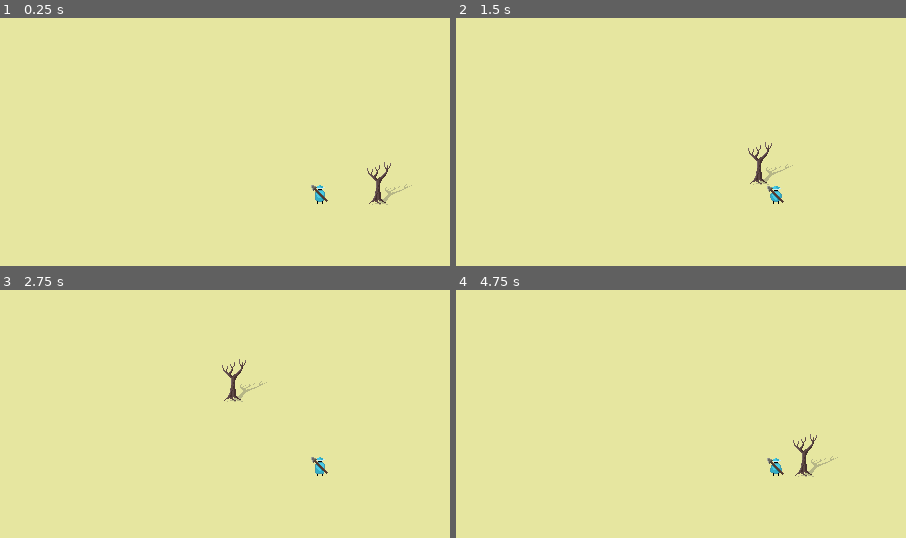
Above: before the commit, frames 1-4 (two rows, left to right).
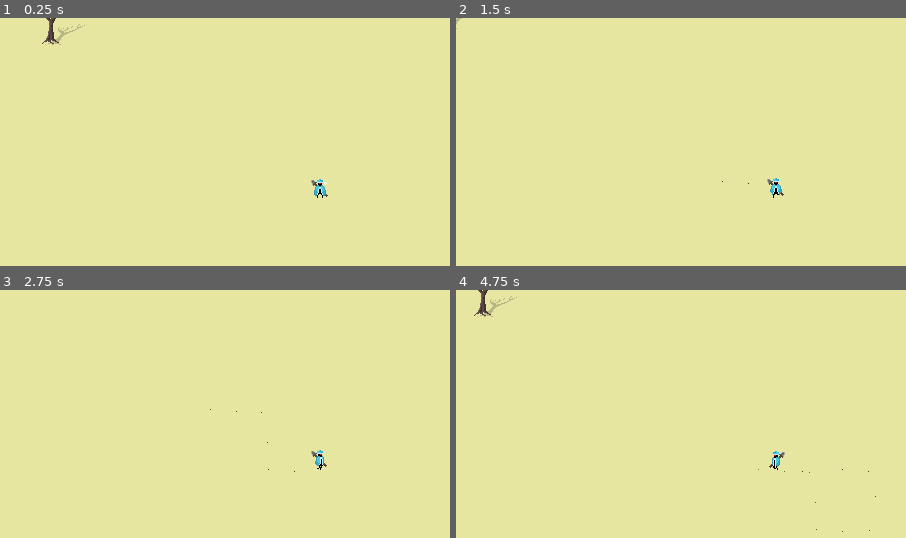
Above: after the commit, the same moments.

Repository: ObliteratedEntertainment/PixelGameJam2024
Game: Godot game, scene res://main.tscn
Same seed, same stepped clock (60 frames per second), same inputs: the game is played once before the commit and once after it.
Inputs:
- Up to frame 1 (0.25 s): no input
- Up to frame 2 (1.5 s): tap Enter at 0.5 s; hold Right (ui_right) 0.53-1.28 s; hold Down (ui_down) from 1.28 s (still down)
- Up to frame 3 (2.75 s): release Down (ui_down) at 2.03 s; hold Right (ui_right) from 2.03 s (still down)
- Up to frame 4 (4.75 s): release Right (ui_right) at 2.78 s; hold Up (ui_up) 2.78-3.53 s; hold Left (ui_left) from 3.53 s (still down)

The runs differ from the first frame. In frame 1, 0.8% of the frame differs, in the area x 9-92%, y 0-76%; in frame 2, 0.6%; in frame 3, 0.5%; in frame 4, 0.8%, in the area x 4-94%, y 0-98%.
Error before the commit: Invalid assignment of property or key 'gameId' with value of type 'String' on a base object of type 'null instance'. (res://autoloads/playroom.gd:109)

Commit message:
Setup player animation tree and animation players. Added footprints. Setup Ysort

Diff:
--- a/autoloads/playroom.gd
+++ b/autoloads/playroom.gd
@@ -1,4 +1,5 @@
 extends Node
+
 
 # To Test with Playroom connectivity
 # In the upper-right, click the "Remote Debug" option and
@@ -91,7 +92,8 @@
 
 	# TODO: Add retry logic if the first room is full,
 	#  fallback to the next and so on
-	connect_room(GLOBAL_ROOMS[0])
+	if not OS.has_feature("editor"):
+		connect_room(GLOBAL_ROOMS[0])
 
 ## Connect to a room (disconnect from the other if we were connected)
 func connect_room(room_name: String):
--- a/dead_tree.tscn
+++ b/dead_tree.tscn
@@ -1,12 +1,17 @@
-[gd_scene load_steps=3 format=3 uid="uid://de47yuehnopao"]
+[gd_scene load_steps=4 format=3 uid="uid://de47yuehnopao"]
 
 [ext_resource type="Material" uid="uid://cle6tda0v4ocr" path="res://shadow.tres" id="1_2k7at"]
 [ext_resource type="Texture2D" uid="uid://dbqa5ejaeyfoy" path="res://sprites/plants/deadtree.png" id="2_omynr"]
 
-[node name="DeadTree" type="Node2D"]
-position = Vector2(329, 123)
+[sub_resource type="CircleShape2D" id="CircleShape2D_d7n53"]
+radius = 6.0
+
+[node name="DeadTree" type="StaticBody2D"]
 
 [node name="Sprite2D" type="Sprite2D" parent="."]
 material = ExtResource("1_2k7at")
-position = Vector2(0, 20)
+position = Vector2(2, -17)
 texture = ExtResource("2_omynr")
+
+[node name="CollisionShape2D" type="CollisionShape2D" parent="."]
+shape = SubResource("CircleShape2D_d7n53")
--- /dev/null
+++ b/footprint.gd
@@ -0,0 +1,10 @@
+extends Sprite2D
+
+
+func _ready() -> void:
+
+	var tween := create_tween()
+
+	await tween.tween_property(self, "modulate:a", 0.0, 10.0).finished
+
+	queue_free()
--- /dev/null
+++ b/footprint.tscn
@@ -0,0 +1,10 @@
+[gd_scene load_steps=3 format=3 uid="uid://cvcmvyirr1dnt"]
+
+[ext_resource type="Texture2D" uid="uid://d33cnh3n05i36" path="res://sprites/player/footprint.png" id="1_262m1"]
+[ext_resource type="Script" path="res://footprint.gd" id="2_0d04w"]
+
+[node name="Footprint" type="Sprite2D"]
+modulate = Color(0.224881, 0.136484, 0.039277, 1)
+z_index = -1
+texture = ExtResource("1_262m1")
+script = ExtResource("2_0d04w")
--- a/player.gd
+++ b/player.gd
@@ -1,10 +1,22 @@
 extends CharacterBody2D
 
+const FOOTPRINT = preload("res://footprint.tscn")
 
 const ACCEL := 100.0
-const MAX_SPEED := 100.0
+const MAX_SPEED := 80.0
+
+# Spots to drop footprints at
+# Can't use left/right foot as its not obvious from animations
+@onready var east_side: Marker2D = $EastSide
+@onready var west_side: Marker2D = $WestSide
+
+@onready var animation_tree: AnimationTree = $AnimationTree
 
 var speed := 0.0
+
+var last_active_direction := Vector2.DOWN
+@export var idling := false
+@export var exhausted := false
 
 func _physics_process(delta: float) -> void:
 
@@ -14,9 +26,31 @@
 	# As good practice, you should replace UI actions with custom gameplay actions.
 	var direction := Input.get_vector("ui_left", "ui_right", "ui_up", "ui_down")
 	if direction:
+		idling = false
+		last_active_direction = direction
 		velocity = direction.normalized() * speed
 	else:
+		idling = true
 		velocity = Vector2.ZERO
 		speed = maxf(0.0, speed - ACCEL * delta)
 
+
+	animation_tree["parameters/Movement/blend_position"] = direction
+	animation_tree["parameters/Idle/Exhausted/blend_position"] = last_active_direction
+	animation_tree["parameters/Idle/Idle/blend_position"] = last_active_direction
+
+
+
+
 	move_and_slide()
+
+
+func _anim_place_footprint(spawn_west: bool):
+	if spawn_west:
+		var footprint = FOOTPRINT.instantiate()
+		footprint.global_position = west_side.global_position
+		get_parent().add_child(footprint)
+	else:
+		var footprint = FOOTPRINT.instantiate()
+		footprint.global_position = east_side.global_position
+		get_parent().add_child(footprint)
--- a/player.tscn
+++ b/player.tscn
@@ -7,24 +7,6 @@
 radius = 5.0
 height = 10.0
 
-[sub_resource type="Animation" id="Animation_8a33r"]
-resource_name = "excited_idle"
-length = 1.12501
-loop_mode = 1
-step = 0.125
-tracks/0/type = "value"
-tracks/0/imported = false
-tracks/0/enabled = true
-tracks/0/path = NodePath("Sprite2D:frame_coords")
-tracks/0/interp = 1
-tracks/0/loop_wrap = true
-tracks/0/keys = {
-"times": PackedFloat32Array(0, 0.125, 0.25, 0.375, 0.5, 0.625, 0.75, 0.875, 1),
-"transitions": PackedFloat32Array(1, 1, 1, 1, 1, 1, 1, 1, 1),
-"update": 1,
-"values": [Vector2i(0, 0), Vector2i(1, 0), Vector2i(2, 0), Vector2i(3, 0), Vector2i(4, 0), Vector2i(5, 0), Vector2i(6, 0), Vector2i(7, 0), Vector2i(0, 1)]
-}
-
 [sub_resource type="Animation" id="Animation_v457y"]
 length = 0.001
 tracks/0/type = "value"
@@ -40,64 +22,489 @@
 "values": [Vector2i(0, 0)]
 }
 
-[sub_resource type="Animation" id="Animation_v6wu0"]
-resource_name = "tired_idle"
-length = 0.750013
-loop_mode = 1
-step = 0.125
-tracks/0/type = "value"
-tracks/0/imported = false
-tracks/0/enabled = true
-tracks/0/path = NodePath("Sprite2D:frame_coords")
-tracks/0/interp = 1
-tracks/0/loop_wrap = true
-tracks/0/keys = {
-"times": PackedFloat32Array(0, 0.125, 0.25, 0.375, 0.5, 0.625),
-"transitions": PackedFloat32Array(1, 1, 1, 1, 1, 1),
-"update": 1,
-"values": [Vector2i(0, 1), Vector2i(1, 1), Vector2i(2, 1), Vector2i(3, 1), Vector2i(4, 1), Vector2i(5, 1)]
+[sub_resource type="Animation" id="Animation_q3sry"]
+resource_name = "IdleDown"
+length = 0.80001
+loop_mode = 1
+step = 0.1
+tracks/0/type = "value"
+tracks/0/imported = false
+tracks/0/enabled = true
+tracks/0/path = NodePath("Sprite2D:frame_coords")
+tracks/0/interp = 1
+tracks/0/loop_wrap = true
+tracks/0/keys = {
+"times": PackedFloat32Array(0, 0.1, 0.2, 0.3, 0.4, 0.5, 0.6, 0.7),
+"transitions": PackedFloat32Array(1, 1, 1, 1, 1, 1, 1, 1),
+"update": 1,
+"values": [Vector2i(0, 0), Vector2i(1, 0), Vector2i(2, 0), Vector2i(3, 0), Vector2i(4, 0), Vector2i(5, 0), Vector2i(6, 0), Vector2i(7, 0)]
+}
+
+[sub_resource type="Animation" id="Animation_xv41s"]
+resource_name = "IdleUp"
+length = 0.80001
+loop_mode = 1
+step = 0.1
+tracks/0/type = "value"
+tracks/0/imported = false
+tracks/0/enabled = true
+tracks/0/path = NodePath("Sprite2D:frame_coords")
+tracks/0/interp = 1
+tracks/0/loop_wrap = true
+tracks/0/keys = {
+"times": PackedFloat32Array(0, 0.1, 0.2, 0.3, 0.4, 0.5, 0.6, 0.7),
+"transitions": PackedFloat32Array(1, 1, 1, 1, 1, 1, 1, 1),
+"update": 1,
+"values": [Vector2i(0, 1), Vector2i(1, 1), Vector2i(2, 1), Vector2i(3, 1), Vector2i(4, 1), Vector2i(5, 1), Vector2i(6, 1), Vector2i(7, 1)]
+}
+
+[sub_resource type="Animation" id="Animation_v27hb"]
+resource_name = "ExhaleDown"
+length = 0.80001
+loop_mode = 1
+step = 0.1
+tracks/0/type = "value"
+tracks/0/imported = false
+tracks/0/enabled = true
+tracks/0/path = NodePath("Sprite2D:frame_coords")
+tracks/0/interp = 1
+tracks/0/loop_wrap = true
+tracks/0/keys = {
+"times": PackedFloat32Array(0, 0.1, 0.2, 0.3, 0.4, 0.5, 0.6, 0.7),
+"transitions": PackedFloat32Array(1, 1, 1, 1, 1, 1, 1, 1),
+"update": 1,
+"values": [Vector2i(0, 2), Vector2i(1, 2), Vector2i(2, 2), Vector2i(3, 2), Vector2i(4, 2), Vector2i(5, 2), Vector2i(6, 2), Vector2i(7, 2)]
+}
+
+[sub_resource type="Animation" id="Animation_cbhgp"]
+resource_name = "ExhaleUp"
+length = 0.80001
+loop_mode = 1
+step = 0.1
+tracks/0/type = "value"
+tracks/0/imported = false
+tracks/0/enabled = true
+tracks/0/path = NodePath("Sprite2D:frame_coords")
+tracks/0/interp = 1
+tracks/0/loop_wrap = true
+tracks/0/keys = {
+"times": PackedFloat32Array(0, 0.1, 0.2, 0.3, 0.4, 0.5, 0.6, 0.7),
+"transitions": PackedFloat32Array(1, 1, 1, 1, 1, 1, 1, 1),
+"update": 1,
+"values": [Vector2i(0, 3), Vector2i(1, 3), Vector2i(2, 3), Vector2i(3, 3), Vector2i(4, 3), Vector2i(5, 3), Vector2i(6, 3), Vector2i(7, 3)]
+}
+
+[sub_resource type="Animation" id="Animation_waqnn"]
+resource_name = "RunDown"
+length = 0.80001
+loop_mode = 1
+step = 0.1
+tracks/0/type = "value"
+tracks/0/imported = false
+tracks/0/enabled = true
+tracks/0/path = NodePath("Sprite2D:frame_coords")
+tracks/0/interp = 1
+tracks/0/loop_wrap = true
+tracks/0/keys = {
+"times": PackedFloat32Array(0, 0.1, 0.2, 0.3, 0.4, 0.5, 0.6, 0.7),
+"transitions": PackedFloat32Array(1, 1, 1, 1, 1, 1, 1, 1),
+"update": 1,
+"values": [Vector2i(0, 4), Vector2i(1, 4), Vector2i(2, 4), Vector2i(3, 4), Vector2i(4, 4), Vector2i(5, 4), Vector2i(6, 4), Vector2i(7, 4)]
+}
+tracks/1/type = "method"
+tracks/1/imported = false
+tracks/1/enabled = true
+tracks/1/path = NodePath(".")
+tracks/1/interp = 1
+tracks/1/loop_wrap = true
+tracks/1/keys = {
+"times": PackedFloat32Array(0, 0.4),
+"transitions": PackedFloat32Array(1, 1),
+"values": [{
+"args": [true],
+"method": &"_anim_place_footprint"
+}, {
+"args": [false],
+"method": &"_anim_place_footprint"
+}]
+}
+
+[sub_resource type="Animation" id="Animation_1algh"]
+resource_name = "RunUp"
+length = 0.80001
+loop_mode = 1
+step = 0.1
+tracks/0/type = "value"
+tracks/0/imported = false
+tracks/0/enabled = true
+tracks/0/path = NodePath("Sprite2D:frame_coords")
+tracks/0/interp = 1
+tracks/0/loop_wrap = true
+tracks/0/keys = {
+"times": PackedFloat32Array(0, 0.1, 0.2, 0.3, 0.4, 0.5, 0.6, 0.7),
+"transitions": PackedFloat32Array(1, 1, 1, 1, 1, 1, 1, 1),
+"update": 1,
+"values": [Vector2i(0, 5), Vector2i(1, 5), Vector2i(2, 5), Vector2i(3, 5), Vector2i(4, 5), Vector2i(5, 5), Vector2i(6, 5), Vector2i(7, 5)]
+}
+tracks/1/type = "method"
+tracks/1/imported = false
+tracks/1/enabled = true
+tracks/1/path = NodePath(".")
+tracks/1/interp = 1
+tracks/1/loop_wrap = true
+tracks/1/keys = {
+"times": PackedFloat32Array(0, 0.4),
+"transitions": PackedFloat32Array(1, 1),
+"values": [{
+"args": [true],
+"method": &"_anim_place_footprint"
+}, {
+"args": [false],
+"method": &"_anim_place_footprint"
+}]
+}
+
+[sub_resource type="Animation" id="Animation_k8yte"]
+resource_name = "RunRight"
+length = 0.80001
+loop_mode = 1
+step = 0.1
+tracks/0/type = "value"
+tracks/0/imported = false
+tracks/0/enabled = true
+tracks/0/path = NodePath("Sprite2D:frame_coords")
+tracks/0/interp = 1
+tracks/0/loop_wrap = true
+tracks/0/keys = {
+"times": PackedFloat32Array(0, 0.1, 0.2, 0.3, 0.4, 0.5, 0.6, 0.7),
+"transitions": PackedFloat32Array(1, 1, 1, 1, 1, 1, 1, 1),
+"update": 1,
+"values": [Vector2i(0, 6), Vector2i(1, 6), Vector2i(2, 6), Vector2i(3, 6), Vector2i(4, 6), Vector2i(5, 6), Vector2i(6, 6), Vector2i(7, 6)]
+}
+tracks/1/type = "value"
+tracks/1/imported = false
+tracks/1/enabled = true
+tracks/1/path = NodePath("Sprite2D:flip_h")
+tracks/1/interp = 1
+tracks/1/loop_wrap = true
+tracks/1/keys = {
+"times": PackedFloat32Array(0),
+"transitions": PackedFloat32Array(1),
+"update": 1,
+"values": [false]
+}
+tracks/2/type = "method"
+tracks/2/imported = false
+tracks/2/enabled = true
+tracks/2/path = NodePath(".")
+tracks/2/interp = 1
+tracks/2/loop_wrap = true
+tracks/2/keys = {
+"times": PackedFloat32Array(0, 0.4),
+"transitions": PackedFloat32Array(1, 1),
+"values": [{
+"args": [false],
+"method": &"_anim_place_footprint"
+}, {
+"args": [true],
+"method": &"_anim_place_footprint"
+}]
+}
+
+[sub_resource type="Animation" id="Animation_okb0e"]
+resource_name = "RunLeft"
+length = 0.80001
+loop_mode = 1
+step = 0.1
+tracks/0/type = "value"
+tracks/0/imported = false
+tracks/0/enabled = true
+tracks/0/path = NodePath("Sprite2D:frame_coords")
+tracks/0/interp = 1
+tracks/0/loop_wrap = true
+tracks/0/keys = {
+"times": PackedFloat32Array(0, 0.1, 0.2, 0.3, 0.4, 0.5, 0.6, 0.7),
+"transitions": PackedFloat32Array(1, 1, 1, 1, 1, 1, 1, 1),
+"update": 1,
+"values": [Vector2i(0, 6), Vector2i(1, 6), Vector2i(2, 6), Vector2i(3, 6), Vector2i(4, 6), Vector2i(5, 6), Vector2i(6, 6), Vector2i(7, 6)]
+}
+tracks/1/type = "value"
+tracks/1/imported = false
+tracks/1/enabled = true
+tracks/1/path = NodePath("Sprite2D:flip_h")
+tracks/1/interp = 1
+tracks/1/loop_wrap = true
+tracks/1/keys = {
+"times": PackedFloat32Array(0),
+"transitions": PackedFloat32Array(1),
+"update": 1,
+"values": [true]
+}
+tracks/2/type = "method"
+tracks/2/imported = false
+tracks/2/enabled = true
+tracks/2/path = NodePath(".")
+tracks/2/interp = 1
+tracks/2/loop_wrap = true
+tracks/2/keys = {
+"times": PackedFloat32Array(0, 0.4),
+"transitions": PackedFloat32Array(1, 1),
+"values": [{
+"args": [true],
+"method": &"_anim_place_footprint"
+}, {
+"args": [false],
+"method": &"_anim_place_footprint"
+}]
+}
+
+[sub_resource type="Animation" id="Animation_jjatk"]
+resource_name = "DeathDown"
+length = 0.80001
+step = 0.1
+tracks/0/type = "value"
+tracks/0/imported = false
+tracks/0/enabled = true
+tracks/0/path = NodePath("Sprite2D:frame_coords")
+tracks/0/interp = 1
+tracks/0/loop_wrap = true
+tracks/0/keys = {
+"times": PackedFloat32Array(0, 0.1, 0.2, 0.3, 0.4, 0.5, 0.6, 0.7),
+"transitions": PackedFloat32Array(1, 1, 1, 1, 1, 1, 1, 1),
+"update": 1,
+"values": [Vector2i(0, 7), Vector2i(1, 7), Vector2i(2, 7), Vector2i(3, 7), Vector2i(4, 7), Vector2i(5, 7), Vector2i(6, 7), Vector2i(7, 7)]
 }
 
 [sub_resource type="AnimationLibrary" id="AnimationLibrary_djc75"]
 _data = {
+"DeathDown": SubResource("Animation_jjatk"),
+"ExhaleDown": SubResource("Animation_v27hb"),
+"ExhaleUp": SubResource("Animation_cbhgp"),
+"IdleDown": SubResource("Animation_q3sry"),
+"IdleUp": SubResource("Animation_xv41s"),
 "RESET": SubResource("Animation_v457y"),
-"excited_idle": SubResource("Animation_8a33r"),
-"tired_idle": SubResource("Animation_v6wu0")
-}
+"RunDown": SubResource("Animation_waqnn"),
+"RunLeft": SubResource("Animation_okb0e"),
+"RunRight": SubResource("Animation_k8yte"),
+"RunUp": SubResource("Animation_1algh")
+}
+
+[sub_resource type="AnimationNodeAnimation" id="AnimationNodeAnimation_3n2ev"]
+animation = &"ExhaleDown"
+
+[sub_resource type="AnimationNodeAnimation" id="AnimationNodeAnimation_20pk5"]
+animation = &"ExhaleDown"
+
+[sub_resource type="AnimationNodeAnimation" id="AnimationNodeAnimation_k35kj"]
+animation = &"ExhaleDown"
+
+[sub_resource type="AnimationNodeAnimation" id="AnimationNodeAnimation_3g4qd"]
+animation = &"ExhaleUp"
+
+[sub_resource type="AnimationNodeBlendSpace2D" id="AnimationNodeBlendSpace2D_o8msp"]
+blend_point_0/node = SubResource("AnimationNodeAnimation_3n2ev")
+blend_point_0/pos = Vector2(0, 0.5)
+blend_point_1/node = SubResource("AnimationNodeAnimation_20pk5")
+blend_point_1/pos = Vector2(-0.7, 0)
+blend_point_2/node = SubResource("AnimationNodeAnimation_k35kj")
+blend_point_2/pos = Vector2(0.7, 0)
+blend_point_3/node = SubResource("AnimationNodeAnimation_3g4qd")
+blend_point_3/pos = Vector2(0, -0.5)
+
+[sub_resource type="AnimationNodeAnimation" id="AnimationNodeAnimation_du88p"]
+animation = &"IdleDown"
+
+[sub_resource type="AnimationNodeAnimation" id="AnimationNodeAnimation_e0ug5"]
+animation = &"IdleUp"
+
+[sub_resource type="AnimationNodeAnimation" id="AnimationNodeAnimation_upaqr"]
+animation = &"IdleDown"
+
+[sub_resource type="AnimationNodeAnimation" id="AnimationNodeAnimation_xu13a"]
+animation = &"IdleDown"
+
+[sub_resource type="AnimationNodeBlendSpace2D" id="AnimationNodeBlendSpace2D_cpowj"]
+blend_point_0/node = SubResource("AnimationNodeAnimation_du88p")
+blend_point_0/pos = Vector2(0, 0.5)
+blend_point_1/node = SubResource("AnimationNodeAnimation_e0ug5")
+blend_point_1/pos = Vector2(0, -0.5)
+blend_point_2/node = SubResource("AnimationNodeAnimation_upaqr")
+blend_point_2/pos = Vector2(-0.7, 0)
+blend_point_3/node = SubResource("AnimationNodeAnimation_xu13a")
+blend_point_3/pos = Vector2(0.7, 0)
+
+[sub_resource type="AnimationNodeStateMachineTransition" id="AnimationNodeStateMachineTransition_odpkm"]
+advance_mode = 2
+advance_expression = "!exhausted"
+
+[sub_resource type="AnimationNodeStateMachineTransition" id="AnimationNodeStateMachineTransition_a6jfc"]
+advance_mode = 2
+advance_expression = "exhausted"
+
+[sub_resource type="AnimationNodeStateMachineTransition" id="AnimationNodeStateMachineTransition_7y7tv"]
+advance_mode = 2
+advance_expression = "not idling"
+
+[sub_resource type="AnimationNodeStateMachineTransition" id="AnimationNodeStateMachineTransition_rys1q"]
+advance_mode = 2
+advance_expression = "not idling"
+
+[sub_resource type="AnimationNodeStateMachineTransition" id="AnimationNodeStateMachineTransition_5h8mt"]
+advance_mode = 2
+advance_expression = "!exhausted"
+
+[sub_resource type="AnimationNodeStateMachineTransition" id="AnimationNodeStateMachineTransition_p78fn"]
+advance_mode = 2
+advance_expression = "exhausted"
+
+[sub_resource type="AnimationNodeStateMachine" id="AnimationNodeStateMachine_y0qj0"]
+states/Exhausted/node = SubResource("AnimationNodeBlendSpace2D_o8msp")
+states/Exhausted/position = Vector2(486.75, 183)
+states/Idle/node = SubResource("AnimationNodeBlendSpace2D_cpowj")
+states/Idle/position = Vector2(487.5, 75)
+transitions = ["Start", "Idle", SubResource("AnimationNodeStateMachineTransition_odpkm"), "Start", "Exhausted", SubResource("AnimationNodeStateMachineTransition_a6jfc"), "Idle", "End", SubResource("AnimationNodeStateMachineTransition_7y7tv"), "Exhausted", "End", SubResource("AnimationNodeStateMachineTransition_rys1q"), "Exhausted", "Idle", SubResource("AnimationNodeStateMachineTransition_5h8mt"), "Idle", "Exhausted", SubResource("AnimationNodeStateMachineTransition_p78fn")]
+
+[sub_resource type="AnimationNodeAnimation" id="AnimationNodeAnimation_cb2sc"]
+animation = &"RunDown"
+
+[sub_resource type="AnimationNodeAnimation" id="AnimationNodeAnimation_80yvk"]
+animation = &"RunUp"
+
+[sub_resource type="AnimationNodeAnimation" id="AnimationNodeAnimation_m1dmb"]
+animation = &"RunLeft"
+
+[sub_resource type="AnimationNodeAnimation" id="AnimationNodeAnimation_xgdjp"]
+animation = &"RunRight"
+
+[sub_resource type="AnimationNodeBlendSpace2D" id="AnimationNodeBlendSpace2D_0choh"]
+auto_triangles = false
+blend_point_0/node = SubResource("AnimationNodeAnimation_cb2sc")
+blend_point_0/pos = Vector2(0, 0.5)
+blend_point_1/node = SubResource("AnimationNodeAnimation_80yvk")
+blend_point_1/pos = Vector2(0, -0.5)
+blend_point_2/node = SubResource("AnimationNodeAnimation_m1dmb")
+blend_point_2/pos = Vector2(-0.4, 0)
+blend_point_3/node = SubResource("AnimationNodeAnimation_xgdjp")
+blend_point_3/pos = Vector2(0.4, 0)
+triangles = PackedInt32Array(1, 2, 3, 0, 2, 3)
+x_label = "velocity.x"
+y_label = "velocity.y"
+blend_mode = 1
+sync = true
+
+[sub_resource type="AnimationNodeStateMachineTransition" id="AnimationNodeStateMachineTransition_ipq5o"]
+advance_mode = 2
+
+[sub_resource type="AnimationNodeStateMachineTransition" id="AnimationNodeStateMachineTransition_bfe0n"]
+advance_mode = 2
+advance_expression = "not idling"
+
+[sub_resource type="AnimationNodeStateMachineTransition" id="AnimationNodeStateMachineTransition_2661l"]
+advance_mode = 2
+advance_expression = "idling"
 
 [sub_resource type="AnimationNodeStateMachine" id="AnimationNodeStateMachine_rg5it"]
+states/Idle/node = SubResource("AnimationNodeStateMachine_y0qj0")
+states/Idle/position = Vector2(505, 164.5)
+states/Movement/node = SubResource("AnimationNodeBlendSpace2D_0choh")
+states/Movement/position = Vector2(505.5, 5.5)
+transitions = ["Start", "Idle", SubResource("AnimationNodeStateMachineTransition_ipq5o"), "Idle", "Movement", SubResource("AnimationNodeStateMachineTransition_bfe0n"), "Movement", "Idle", SubResource("AnimationNodeStateMachineTransition_2661l")]
+graph_offset = Vector2(0, -28)
 
 [node name="Player" type="CharacterBody2D"]
 script = ExtResource("1_e1cfo")
+exhausted = true
 
 [node name="CollisionShape2D" type="CollisionShape2D" parent="."]
 shape = SubResource("CapsuleShape2D_njm32")
 
 [node name="Sprite2D" type="Sprite2D" parent="."]
-position = Vector2(0, -10)
+position = Vector2(0, -16)
 texture = ExtResource("2_e2s6s")
+flip_h = true
 hframes = 8
-vframes = 7
+vframes = 8
 
 [node name="AnimationPlayer" type="AnimationPlayer" parent="."]
 libraries = {
 "": SubResource("AnimationLibrary_djc75")
 }
-autoplay = "tired_idle"
 
 [node name="AnimationTree" type="AnimationTree" parent="."]
-active = false
 tree_root = SubResource("AnimationNodeStateMachine_rg5it")
 advance_expression_base_node = NodePath("..")
 anim_player = NodePath("../AnimationPlayer")
-parameters/current_length = 0.0
-parameters/current_position = 0.0
-parameters/current_delta = 0.0
+parameters/current_length = 0.80001
+parameters/current_position = 0.287908
+parameters/current_delta = 0.00740741
 parameters/End/current_length = null
 parameters/End/current_position = null
 parameters/End/current_delta = null
+parameters/Idle/current_length = 0.80001
+parameters/Idle/current_position = 0.171601
+parameters/Idle/current_delta = 0.00694444
+parameters/Idle/End/current_length = 0.0
+parameters/Idle/End/current_position = 0.0
+parameters/Idle/End/current_delta = 0.0
+parameters/Idle/Exhausted/current_length = 0.80001
+parameters/Idle/Exhausted/current_position = 0.181591
+parameters/Idle/Exhausted/current_delta = 0.00998956
+parameters/Idle/Exhausted/blend_position = Vector2(0.729167, -0.718062)
+parameters/Idle/Exhausted/0/current_length = 0.80001
+parameters/Idle/Exhausted/0/current_position = 0.181591
+parameters/Idle/Exhausted/0/current_delta = 0.00998956
+parameters/Idle/Exhausted/1/current_length = null
+parameters/Idle/Exhausted/1/current_position = null
+parameters/Idle/Exhausted/1/current_delta = null
+parameters/Idle/Exhausted/2/current_length = 0.80001
+parameters/Idle/Exhausted/2/current_position = 0.181591
+parameters/Idle/Exhausted/2/current_delta = 0.00998956
+parameters/Idle/Exhausted/3/current_length = 0.80001
+parameters/Idle/Exhausted/3/current_position = 0.181591
+parameters/Idle/Exhausted/3/current_delta = 0.00998956
+parameters/Idle/Idle/current_length = 0.80001
+parameters/Idle/Idle/current_position = 0.525676
+parameters/Idle/Idle/current_delta = 0.0300353
+parameters/Idle/Idle/blend_position = Vector2(-0.0392157, 0.726872)
+parameters/Idle/Idle/0/current_length = 0.80001
+parameters/Idle/Idle/0/current_position = 0.525676
+parameters/Idle/Idle/0/current_delta = 0.0300353
+parameters/Idle/Idle/1/current_length = 0.80001
+parameters/Idle/Idle/1/current_position = 0.525676
+parameters/Idle/Idle/1/current_delta = 0.0300353
+parameters/Idle/Idle/2/current_length = 0.80001
+parameters/Idle/Idle/2/current_position = 0.525676
+parameters/Idle/Idle/2/current_delta = 0.0300353
+parameters/Idle/Idle/3/current_length = 0.80001
+parameters/Idle/Idle/3/current_position = 0.571958
+parameters/Idle/Idle/3/current_delta = 0.00833333
+parameters/Idle/Start/current_length = 0.0
+parameters/Idle/Start/current_position = 0.0
+parameters/Idle/Start/current_delta = 0.0
+parameters/Movement/current_length = 0.80001
+parameters/Movement/current_position = 0.287908
+parameters/Movement/current_delta = 0.00740741
+parameters/Movement/blend_position = Vector2(-0.446187, 0.629956)
+parameters/Movement/0/current_length = 0.80001
+parameters/Movement/0/current_position = 0.287908
+parameters/Movement/0/current_delta = 0.00740741
+parameters/Movement/1/current_length = 0.80001
+parameters/Movement/1/current_position = 0.379647
+parameters/Movement/1/current_delta = 0.00740741
+parameters/Movement/2/current_length = 0.80001
+parameters/Movement/2/current_position = 0.596324
+parameters/Movement/2/current_delta = 0.00740741
+parameters/Movement/3/current_length = 0.80001
+parameters/Movement/3/current_position = 0.471324
+parameters/Movement/3/current_delta = 0.00740741
 parameters/Start/current_length = 0.0
 parameters/Start/current_position = 0.0
 parameters/Start/current_delta = 0.0
 
 [node name="Camera2D" type="Camera2D" parent="."]
+
+[node name="EastSide" type="Marker2D" parent="."]
+position = Vector2(3, -1)
+
+[node name="WestSide" type="Marker2D" parent="."]
+position = Vector2(-3, 1)
--- a/world.tscn
+++ b/world.tscn
@@ -4,6 +4,7 @@
 [ext_resource type="PackedScene" uid="uid://de47yuehnopao" path="res://dead_tree.tscn" id="2_e11gv"]
 
 [node name="World" type="Node2D"]
+y_sort_enabled = true
 
 [node name="Player" parent="." instance=ExtResource("1_e1qv5")]
 position = Vector2(270, 158)
Not shown: 1 places in player.tscn that only renumber resources
Binary file added: sprites/player/footprint.aseprite
Binary file added: sprites/player/footprint.png
Not shown, added: sprites/player/footprint.png.import
Binary file changed: sprites/player/player.png
